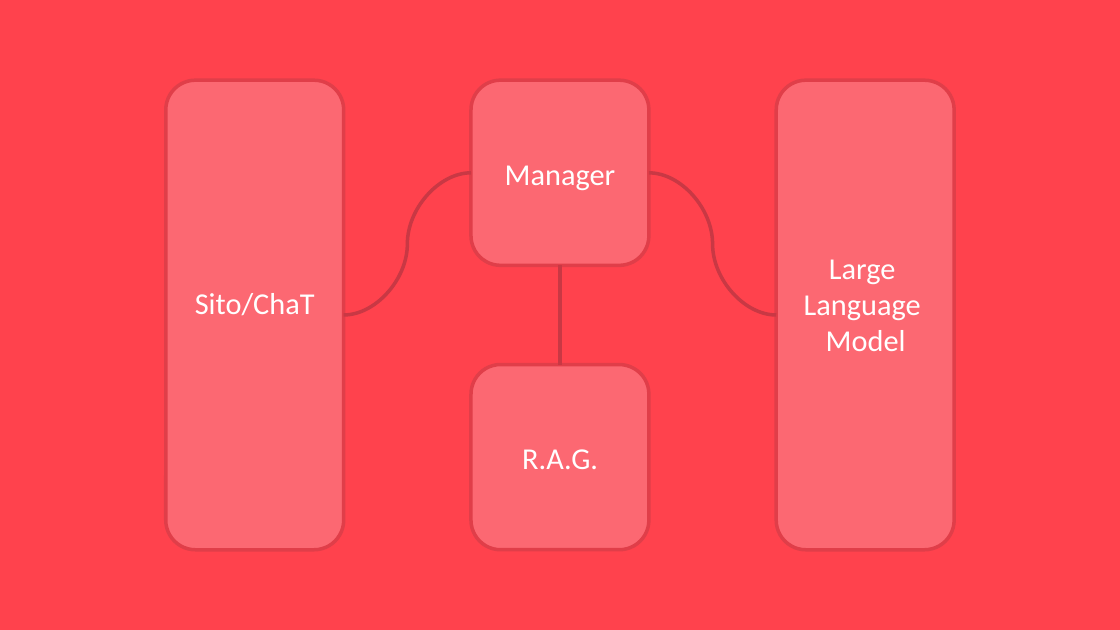
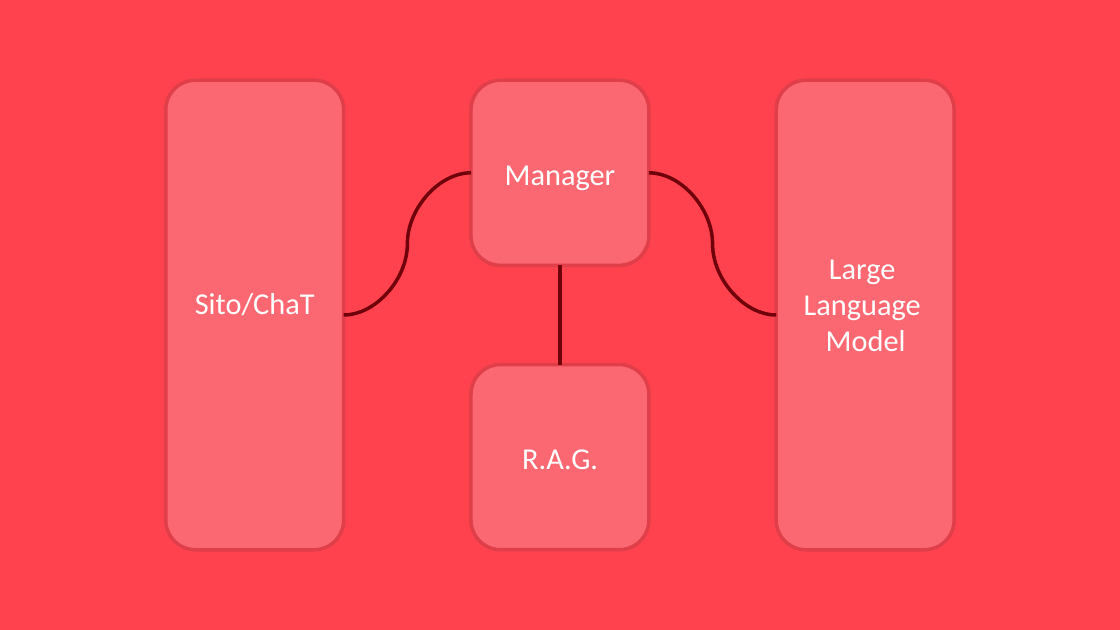
Before and after one commit to DanieleT07/ChatBotProjectEvaluation, a slide deck: slide 2 of docs/resources/Presentation.pptx. Drawn at 1120x630 pixels with LibreOffice and Linux fonts; fonts in the diff are those of the drawing. Boxes give left, top, right and bottom in pixels: in the first picture for what was removed or moved away, otherwise in the second. Text is boxed around its words. In the diff, an @@ line names an element or a change of style, - is before the commit and + after.

```diff
--- a/docs/resources/Presentation.pptx
+++ b/docs/resources/Presentation.pptx
@@ curved line (344, 315) - (471, 173): stroke #C93844 3 pt to #700009 3 pt @@
@@ curved line (649, 173) - (776, 315): stroke #C93844 3 pt to #700009 3 pt @@
@@ curved line (560, 266) - (560, 365): stroke #C93844 3 pt to #700009 3 pt @@
```
Also in this commit, not shown: 8 other slides changed, 9 other files.
